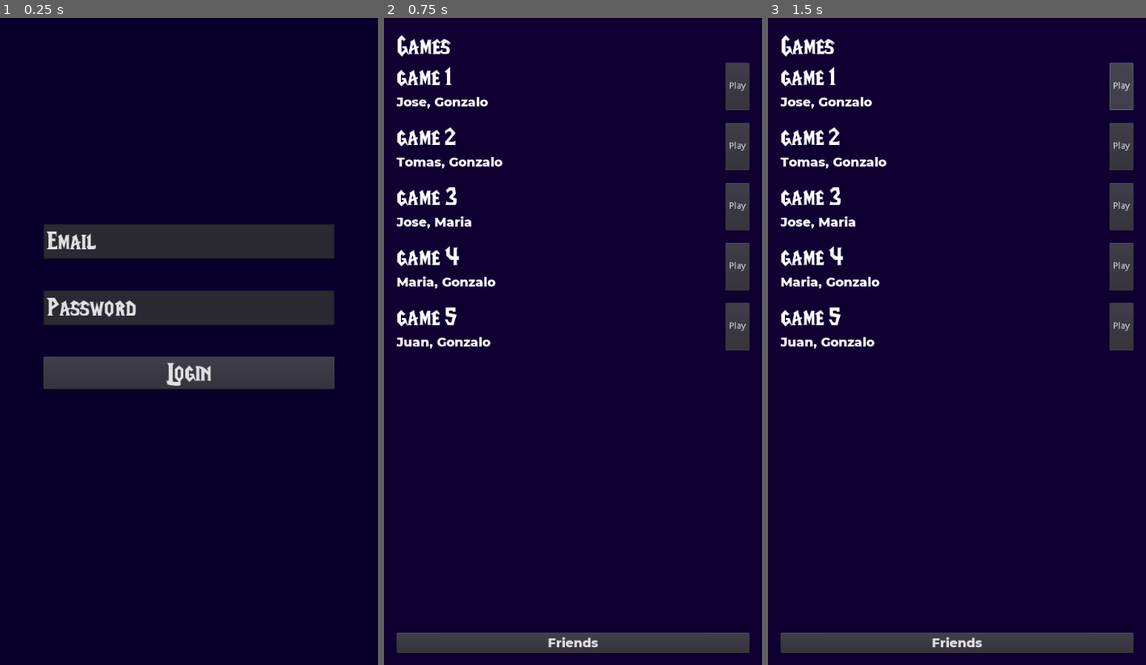
Above: before the commit, frames 1-3 (left to right).
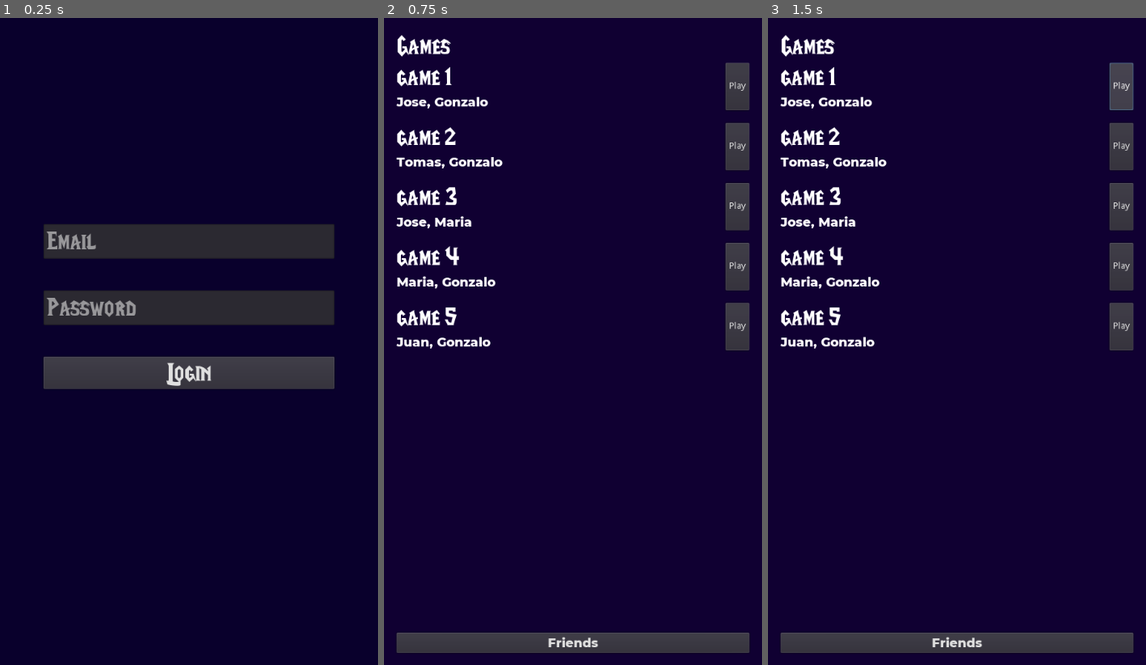
Above: after the commit, the same moments.

Repository: JavierIbarra/PDS-Videojuego
Game: Godot game, scene res://Scenes/Main.tscn
Same seed, same stepped clock (60 frames per second), same inputs: the game is played once before the commit and once after it.
Inputs:
- Up to frame 1 (0.25 s): no input
- Up to frame 2 (0.75 s): click "Login" at 0.5 s
- Up to frame 3 (1.5 s): click "Play" at 1.25 s

The runs differ from the first frame. In frame 1, 0.5% of the frame differs, in the area x 12-36%, y 33-47%; in frame 2, nothing differs; in frame 3, nothing differs.

Commit message:
placeholder

Diff:
--- a/Hellheart/Scenes/Main.tscn
+++ b/Hellheart/Scenes/Main.tscn
@@ -37,7 +37,7 @@
 margin_right = 462.0
 margin_bottom = 55.0
 custom_fonts/font = ExtResource( 1 )
-text = "Email"
+placeholder_text = "Email"
 __meta__ = {
 "_editor_description_": ""
 }
@@ -47,7 +47,7 @@
 margin_right = 462.0
 margin_bottom = 160.0
 custom_fonts/font = ExtResource( 1 )
-text = "Password"
+placeholder_text = "Password"
 
 [node name="Login" type="Button" parent="VBoxContainer"]
 margin_top = 210.0
Not shown, added: Hellheart/.mono/metadata/ide_messaging_meta.txt
